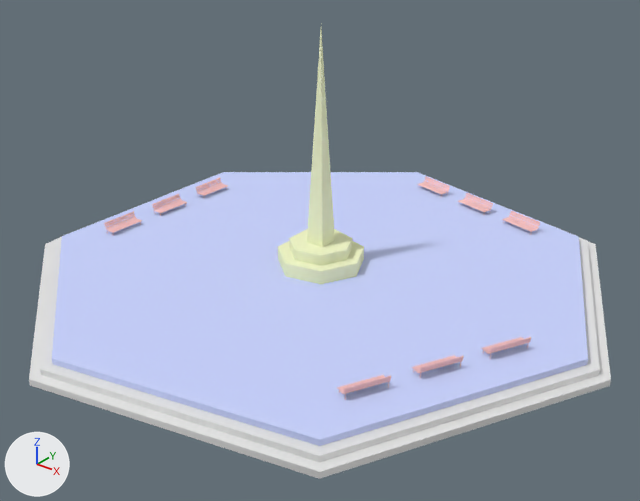
Two versions of the FBX model Assets/MODELACIO/Square/square.FBX, one commit apart.
Rendered twice from a camera (50 mm lens) standing at (4.83, -6.04, 4.05) and looking at (0.27, -0.34, 0.52). Lighting does not change. The marker at lower left points along +X, +Y and +Z. Where no turn or scale is listed for an object, it has been applied to the vertices.

In view in the first picture: 'Cylinder001', 'Cylinder002', 'Cylinder003', 'Pyramid001', 'banc001', 'banc002', 'banc003', 'banc004', 'banc005', 'banc006', 'banc007', 'banc008', 'banc009'.
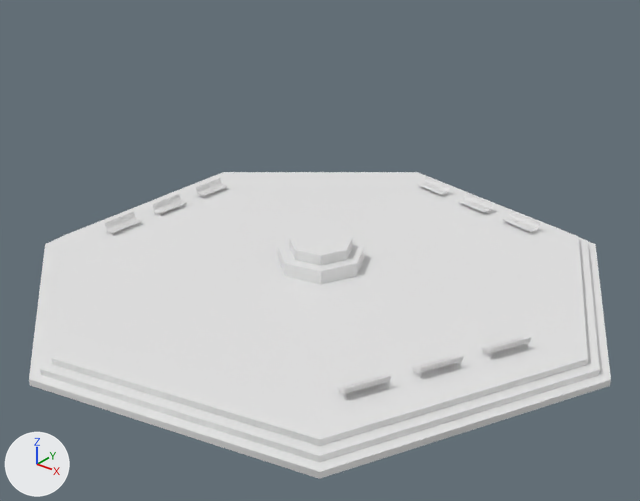
What differs and where, as boxes [x1, y1, x2, y2] in the pictures (640 x 501 px):
'Cylinder003', recoloured (blue to white): [52, 172, 588, 446] in both
'Pyramid001', reshaped (78% shorter): before [278, 30, 364, 284]; after [278, 229, 364, 284]
'banc003', recoloured (pink to grey): [337, 375, 391, 400] in both
'banc002', recoloured (pink to grey): [412, 355, 464, 379] in both
'banc006', recoloured (pink to white): [104, 211, 142, 236] in both
'banc008', recoloured (pink to white): [502, 211, 540, 235] in both
'banc001', recoloured (pink to grey): [481, 337, 531, 359] in both
'banc005', recoloured (pink to white): [152, 194, 187, 216] in both
'banc007', recoloured (pink to white): [458, 193, 493, 212] in both
'banc009', recoloured (pink to white): [417, 176, 450, 197] in both
'banc004', recoloured (pink to white): [196, 178, 228, 196] in both
part 1 of me_mesh, deleted: before [307, 30, 335, 247]
part 2 of me_mesh, recoloured: [278, 229, 364, 284] in both

The change, as a list of edits to the scene's bpy script:
```text
Change me_mesh_003:
    where me_mesh_003.from_pydata(...)  # 14 vertices, 24 faces; spans x -2.48..2.75, y -2.68..2.68, z 0.0..0.06
    remove me_mesh_003.materials.append(mat_01___default)  # blue #c9d4ff
Change me_mesh_011:
    where me_mesh_011.from_pydata(...)  # 116 vertices, 90 faces; spans x -0.204..0.208, y -0.102..0.111, z -0.044..0.076
    remove me_mesh_011.materials.append(mat_02___default)  # pink #ffcaca
Change me_mesh_012:
    where me_mesh_012.from_pydata(...)  # 116 vertices, 90 faces; spans x -0.204..0.208, y -0.102..0.111, z -0.044..0.076
    remove me_mesh_012.materials.append(mat_02___default)  # pink #ffcaca
Change me_mesh_006:
    where me_mesh_006.from_pydata(...)  # 116 vertices, 90 faces; spans x -0.14..0.148, y -0.208..0.202, z -0.044..0.076
    remove me_mesh_006.materials.append(mat_02___default)  # pink #ffcaca
Change me_mesh_010:
    where me_mesh_010.from_pydata(...)  # 116 vertices, 90 faces; spans x -0.204..0.208, y -0.102..0.111, z -0.044..0.076
    remove me_mesh_010.materials.append(mat_02___default)  # pink #ffcaca
Change me_mesh_008:
    where me_mesh_008.from_pydata(...)  # 116 vertices, 90 faces; spans x -0.072..0.062, y -0.197..0.198, z -0.044..0.076
    remove me_mesh_008.materials.append(mat_02___default)  # pink #ffcaca
Change me_mesh_004:
    where me_mesh_004.from_pydata(...)  # 116 vertices, 90 faces; spans x -0.14..0.148, y -0.208..0.202, z -0.044..0.076
    remove me_mesh_004.materials.append(mat_02___default)  # pink #ffcaca
Change me_mesh_005:
    where me_mesh_005.from_pydata(...)  # 116 vertices, 90 faces; spans x -0.14..0.148, y -0.208..0.202, z -0.044..0.076
    remove me_mesh_005.materials.append(mat_02___default)  # pink #ffcaca
Change me_mesh:
    used by ob_pyramid001; location = (0.013, 0.0, 0.16)
    remove me_mesh.from_pydata(...)  # 34 vertices, 56 faces; spans x -0.39..0.43, y -0.42..0.42, z 0.0..2.33
    add me_mesh.from_pydata(...)  # 28 vertices, 48 faces; spans x -0.39..0.43, y -0.42..0.42, z 0.0..0.25
    me_mesh part 1: the loose piece of 6 vertices spanning x -0.11..0.11, y -0.11..0.11, z 0.0..2.33 is deleted
    me_mesh part 2: 48 faces spanning x -0.39..0.43, y -0.42..0.42, z 0.0..0.25 switch from mat_03___default (yellow #f3f9ca) to no material
Change me_mesh_009:
    where me_mesh_009.from_pydata(...)  # 116 vertices, 90 faces; spans x -0.072..0.062, y -0.197..0.198, z -0.044..0.076
    remove me_mesh_009.materials.append(mat_02___default)  # pink #ffcaca
Change me_mesh_007:
    where me_mesh_007.from_pydata(...)  # 116 vertices, 90 faces; spans x -0.072..0.062, y -0.197..0.198, z -0.044..0.076
    remove me_mesh_007.materials.append(mat_02___default)  # pink #ffcaca
```
